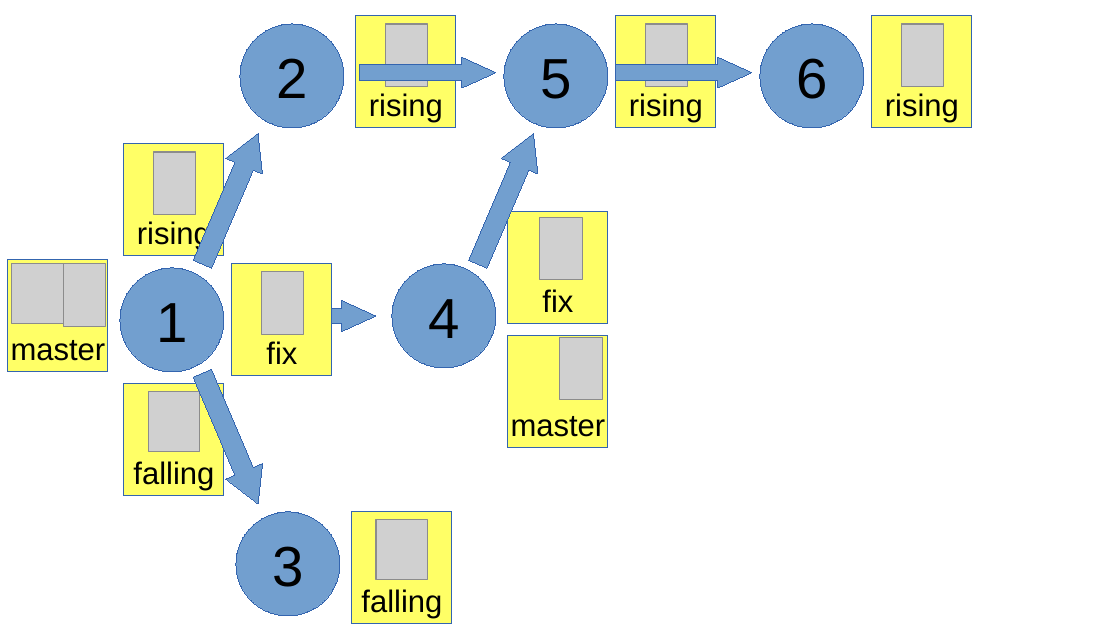
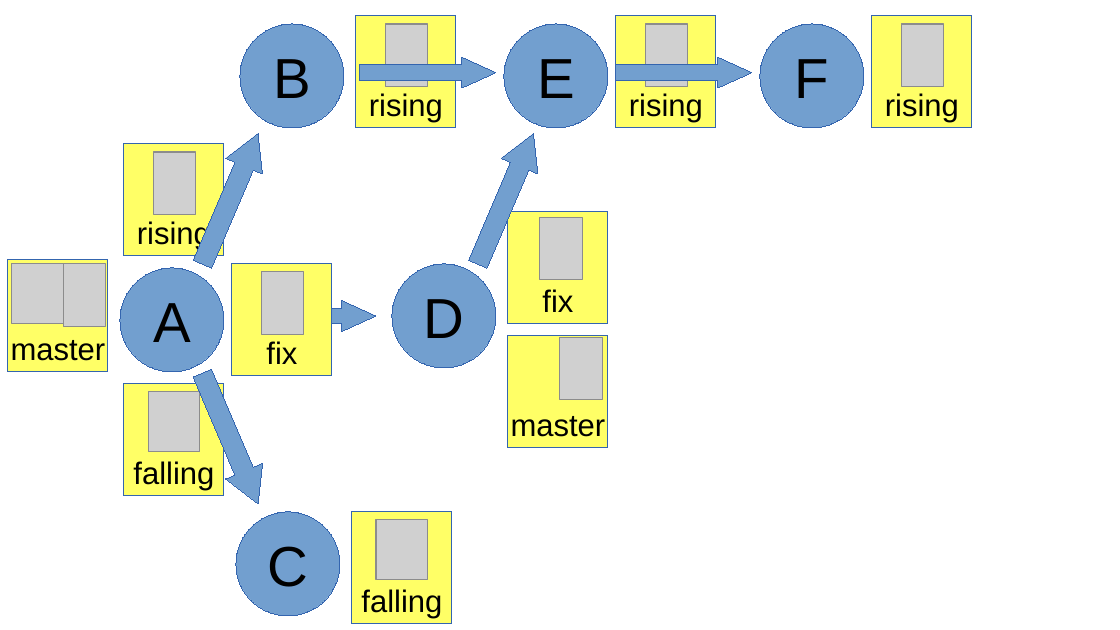
Before and after one commit to air-labs/VideoLectures, a slide deck: slide 12 of IntroductionToIndustialProgramming/git.odp. Drawn at 1120x630 pixels with LibreOffice and Linux fonts; fonts in the diff are those of the drawing; grey boxes stand for pictures; background and template pictures are left out. Boxes give left, top, right and bottom in pixels: in the first picture for what was removed or moved away, otherwise in the second. Text is boxed around its words. In the diff, an @@ line names an element or a change of style, - is before the commit and + after.

```diff
--- a/IntroductionToIndustialProgramming/git.odp
+++ b/IntroductionToIndustialProgramming/git.odp
@@ text in ellipse at (273, 59, 311, 98): text changed @@
-2
+B
@@ text in ellipse at (537, 59, 575, 98): text changed @@
-5
+E
@@ text in ellipse at (795, 59, 829, 98): text changed @@
-6
+F
@@ text in ellipse at (424, 299, 465, 338): text changed @@
-4
+D
@@ text in ellipse at (153, 303, 191, 342): text changed @@
-1
+A
@@ text in ellipse at (268, 546, 309, 587): text changed @@
-3
+C
```
Also in this commit, not shown: 1 other slide changed, 1 slide added, 1 slide removed.
